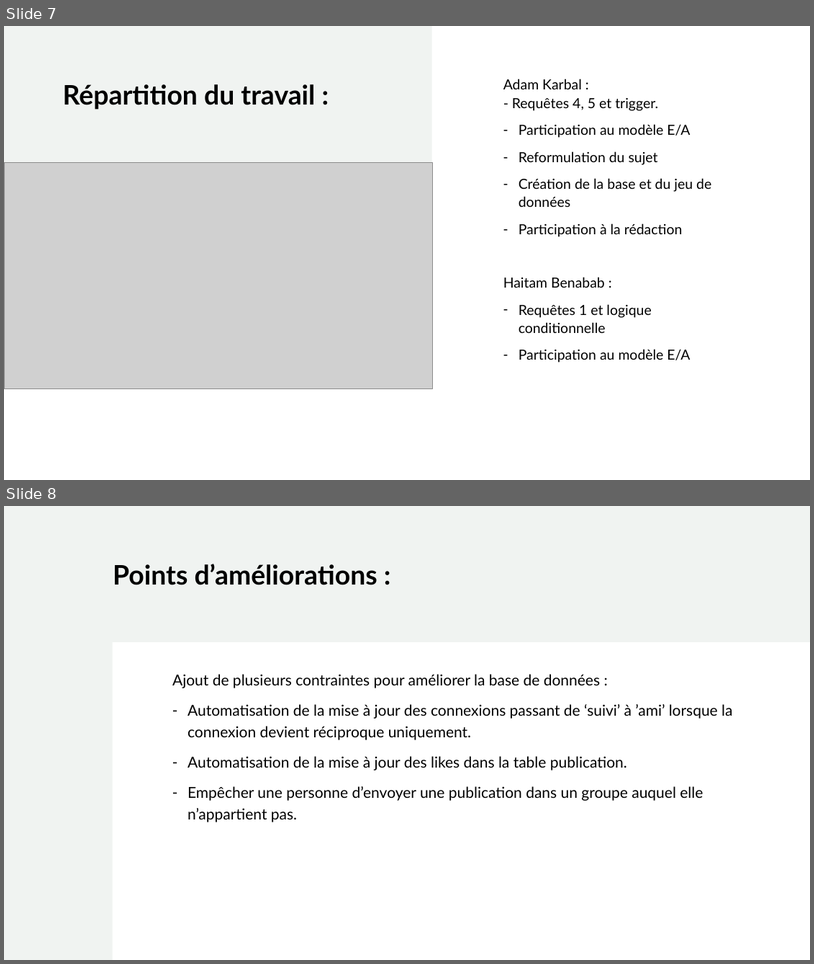
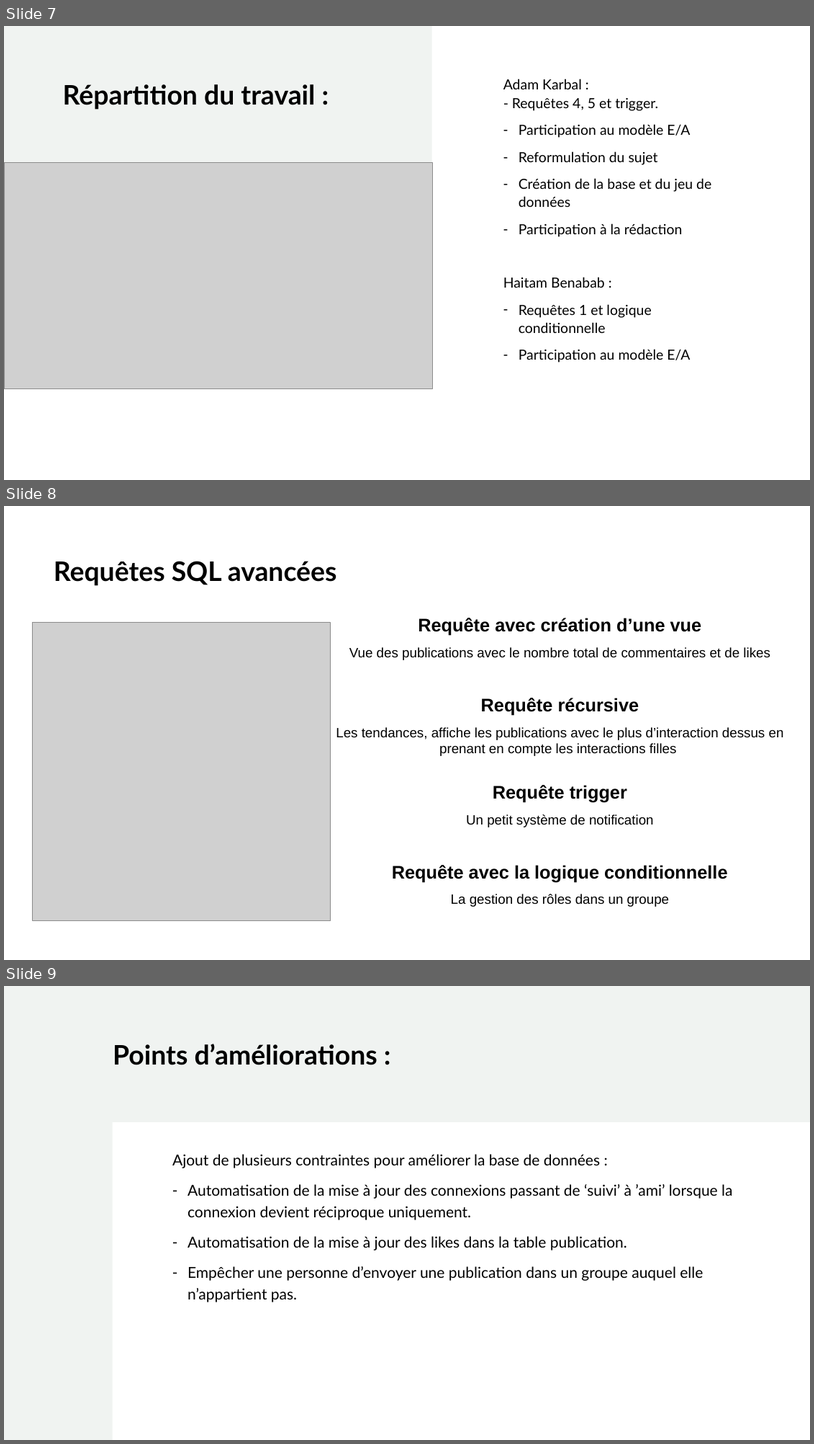
Before and after one commit to bdr-si3-2425/MBBK, a slide deck: oral bdr.pptx. Shown one above the other, each under a label of ours: slides 7 and 8 before the commit, slides 7, 8 and 9 after it. The pictures are 814x964 and 814x1444 pixels, drawn with LibreOffice and Linux fonts; fonts in the diff are those of the drawing; grey boxes stand for pictures. Boxes give left, top, right and bottom in pixels: in the first picture for what was removed or moved away, otherwise in the second. Text is boxed around its words. In the diff, an @@ line names an element or a change of style, - is before the commit and + after.

Commit message:
Update Presentation Oral

```diff
--- a/oral bdr.pptx
+++ b/oral bdr.pptx
@@ slide 8 added at <box>4,506,810,960</box>, background #FFFFFF @@
@@ title added at <box>54,561,337,586</box>, 32 pt, text #000000, bold @@
+Requêtes SQL avancées
@@ picture added at <box>32,622,330,921</box> @@
@@ text added at <box>336,618,784,906</box>, 16.1 pt, text #000000 @@
+Requête avec création d’une vue
+Vue des publications avec le nombre total de commentaires et de likes
+Requête récursive
+Les tendances, affiche les publications avec le plus d’interaction dessus en prenant en compte les interactions filles
+Requête trigger
+Un petit système de notification
+Requête avec la logique conditionnelle
+La gestion des rôles dans un groupe
@@ what was slide 8 is now slide 9 @@
```
